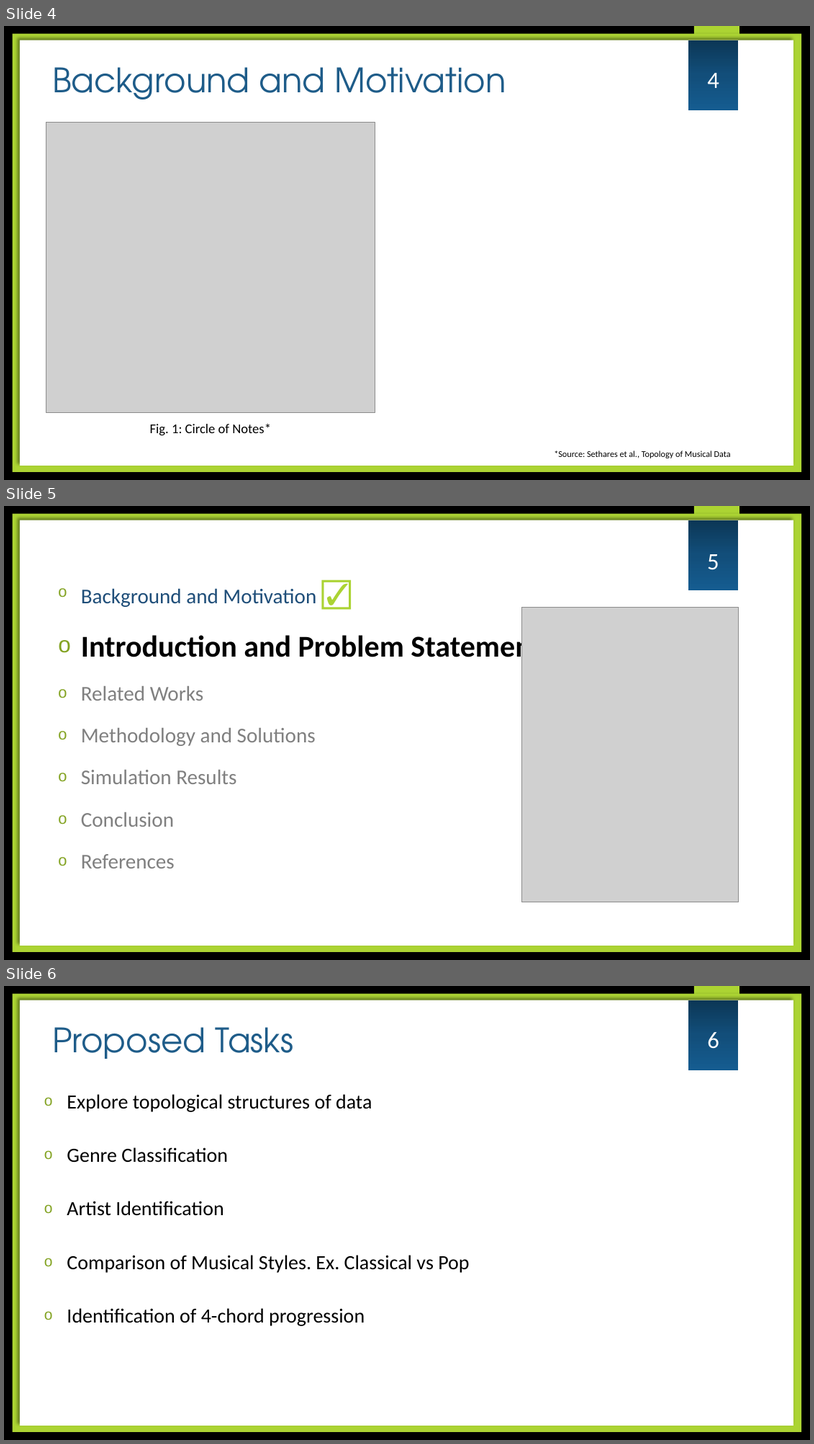
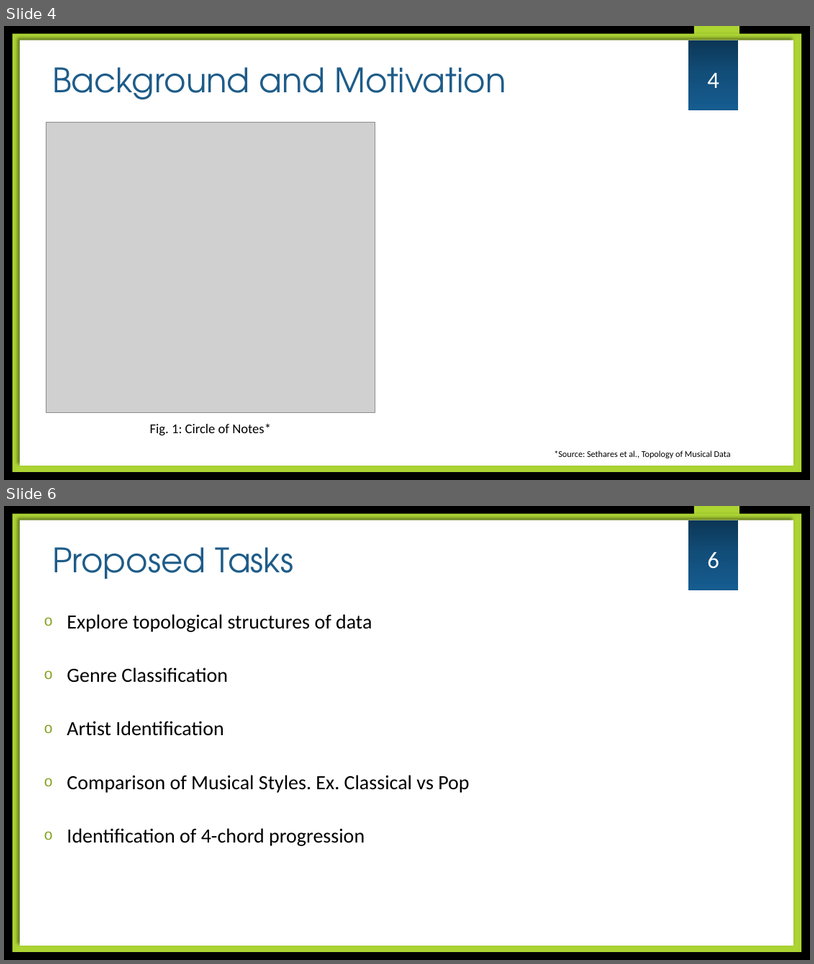
Before and after one commit to yashgangrade09/Topology-of-Music, a slide deck: Final Report/Final Presentation.pptx. Shown one above the other, each under a label of ours: slides 4, 5 and 6 before the commit, slides 4 and 6 after it; the slides between them are not shown. The pictures are 814x1444 and 814x964 pixels, drawn with LibreOffice and Linux fonts; fonts in the diff are those of the drawing; grey boxes stand for pictures; background and template pictures are left out. Boxes give left, top, right and bottom in pixels: in the first picture for what was removed or moved away, otherwise in the second. Text is boxed around its words. In the diff, an @@ line names an element or a change of style, - is before the commit and + after.

```diff
--- a/Final Report/Final Presentation.pptx
+++ b/Final Report/Final Presentation.pptx
@@ slide 5 removed at bbox=[4, 506, 810, 960], background picture (left out); not listed: 1 template element that a slide beside it also shows @@
@@ rectangle removed at bbox=[13, 514, 802, 952] @@
@@ rectangle removed at bbox=[20, 520, 794, 945] @@
@@ rectangle removed at bbox=[689, 520, 738, 590] @@
@@ page number removed at bbox=[707, 554, 720, 570] @@
-5
@@ text removed at bbox=[81, 588, 541, 868] @@
-o Background and Motivation ☑
-o Introduction and Problem Statement
-o Related Works
-o Methodology and Solutions
-o Simulation Results
-o Conclusion
-o References
@@ picture removed at bbox=[522, 607, 738, 901] @@
```
Also in this commit, not shown: 1 slide changed, 7 slides added, 1 other file.
